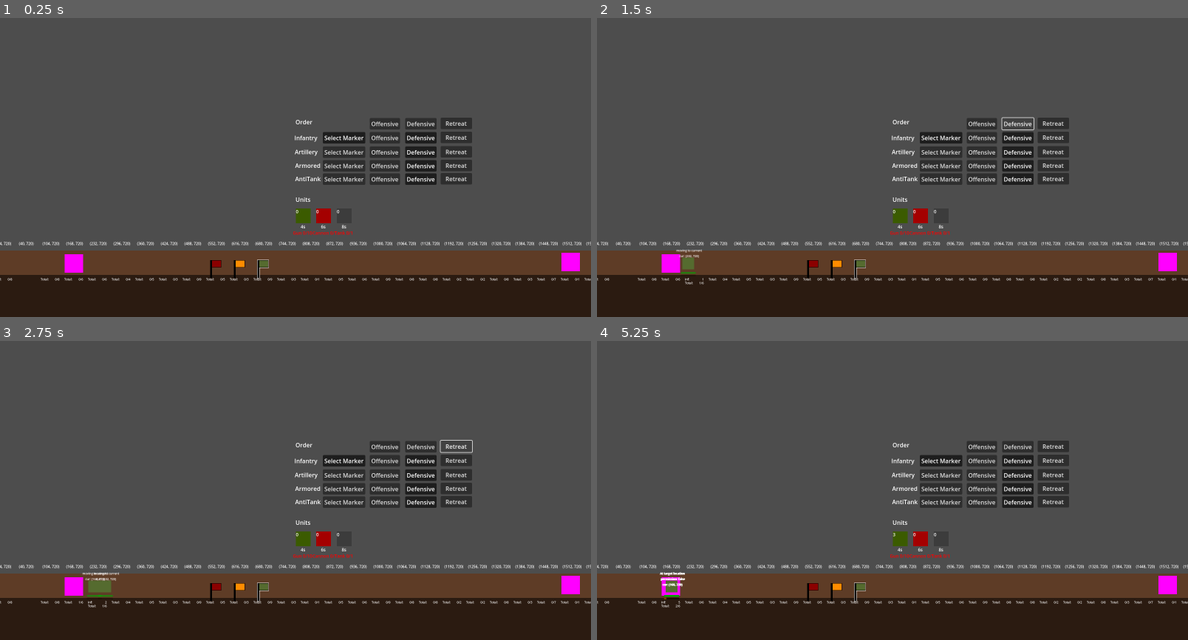
Above: before the commit, frames 1-4 (two rows, left to right).
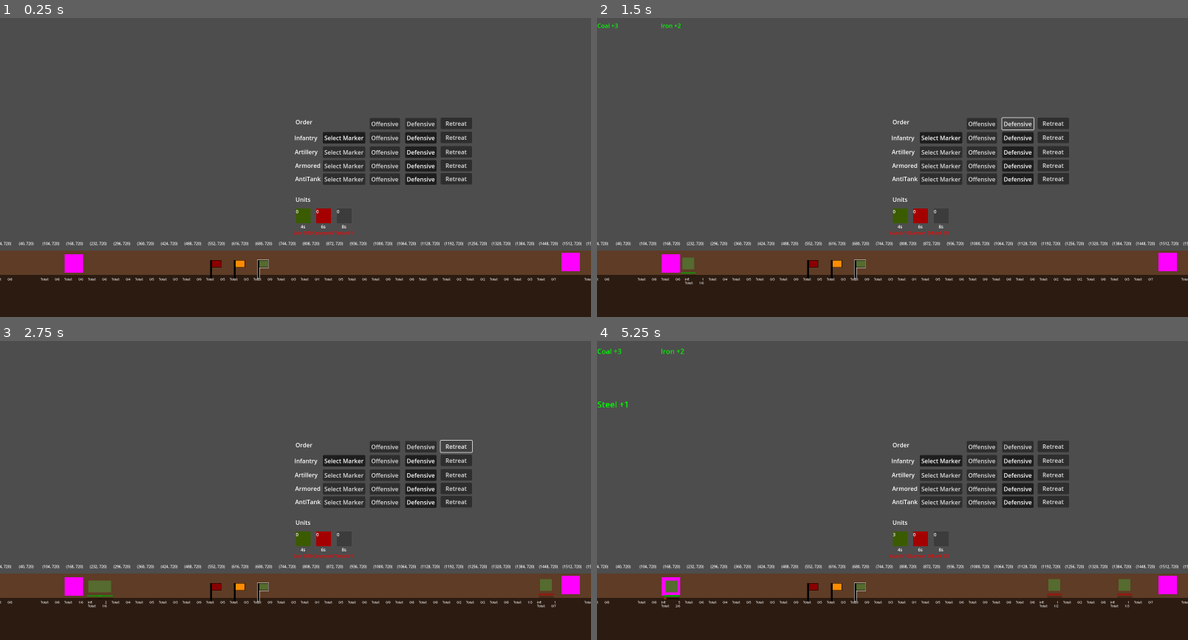
Above: after the commit, the same moments.

Repository: dwlee0802/AttritionWarfare
Game: Godot game, scene res://Scenes/game.tscn
Same seed, same stepped clock (60 frames per second), same inputs: the game is played once before the commit and once after it.
Inputs:
- Up to frame 1 (0.25 s): no input
- Up to frame 2 (1.5 s): click "Offensive" at 0.5 s; click "Defensive" at 1.25 s
- Up to frame 3 (2.75 s): click "Retreat" at 2 s
- Up to frame 4 (5.25 s): click "Select Marker" at 2.75 s; click "0" at 3.5 s; click "1" at 4.25 s; click "2" at 5 s

The runs differ from the first frame. In frame 1, less than 0.1% of the frame differs, in the area x 94-98%, y 86-88%; in frame 2, 0.1%; in frame 3, 0.2%; in frame 4, 0.5%, in the area x 0-98%, y 2-90%.

Commit message:
Enabled stuff that were temporarily disabled.

Diff:
--- a/Scenes/Unit.tscn
+++ b/Scenes/Unit.tscn
@@ -94,6 +94,7 @@
 }
 
 [node name="DebugLabel" type="Label" parent="."]
+visible = false
 z_index = 100
 offset_left = -52.0
 offset_top = -41.0
--- a/Scenes/damage_popup.tscn
+++ b/Scenes/damage_popup.tscn
@@ -49,7 +49,6 @@
 }
 
 [node name="DamagePopup" type="Marker2D"]
-visible = false
 
 [node name="Label" type="RichTextLabel" parent="."]
 texture_filter = 1
--- a/Scenes/game.tscn
+++ b/Scenes/game.tscn
@@ -1162,13 +1162,15 @@
 process_callback = 0
 wait_time = 10.0
 
-[node name="EnemyHQ" type="StaticBody2D" parent="World"]
+[node name="EnemyHQ" type="StaticBody2D" parent="World" node_paths=PackedStringArray("currentBlock")]
 z_index = 3
 position = Vector2(1545, 751)
 collision_layer = 2
 collision_mask = 0
 script = ExtResource("5_ajpi1")
 isPlayerHQ = false
+autoSpawn = true
+currentBlock = NodePath("../Ground/Block25")
 
 [node name="CollisionShape2D" type="CollisionShape2D" parent="World/EnemyHQ"]
 shape = SubResource("RectangleShape2D_4wbwj")
@@ -1289,6 +1291,7 @@
 
 [node name="Block25" parent="World/Ground" instance=ExtResource("19_n67nq")]
 layout_mode = 2
+ignoreCombatWidth = true
 
 [node name="Block26" parent="World/Ground" instance=ExtResource("19_n67nq")]
 layout_mode = 2
--- a/Scripts/Unit.gd
+++ b/Scripts/Unit.gd
@@ -149,6 +149,7 @@
 		Game.MakeDamagePopup("MISS", global_position, Color.RED)
 
 	if hitPoints < 0:
+		currentBlock.curCombatWidth -= 1
 		queue_free()
 
 
@@ -247,7 +248,6 @@
 	if !hasVisitedCurrentBlock:
 		# if not, go there
 		# we are at the right of cur
-		print(str(global_position.x) + " to " + str(currentBlock.centerPosition))
 		if global_position.x > currentBlock.centerPosition:
 			velocity = Vector2.LEFT * speed
 		# left
